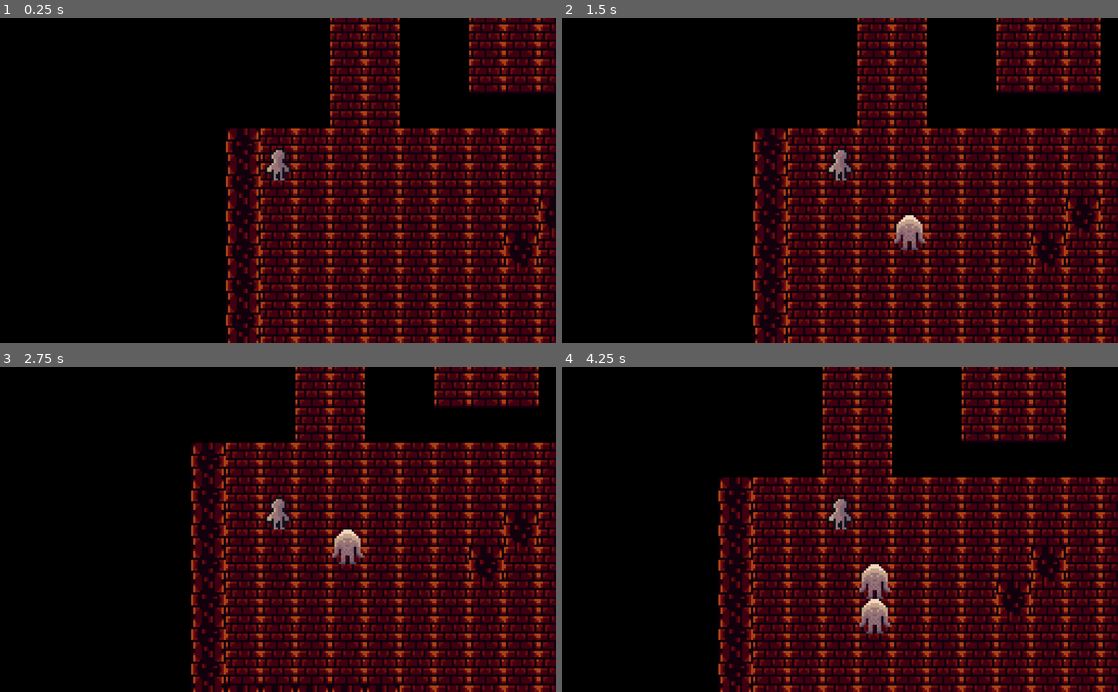
Above: before the commit, frames 1-4 (two rows, left to right).
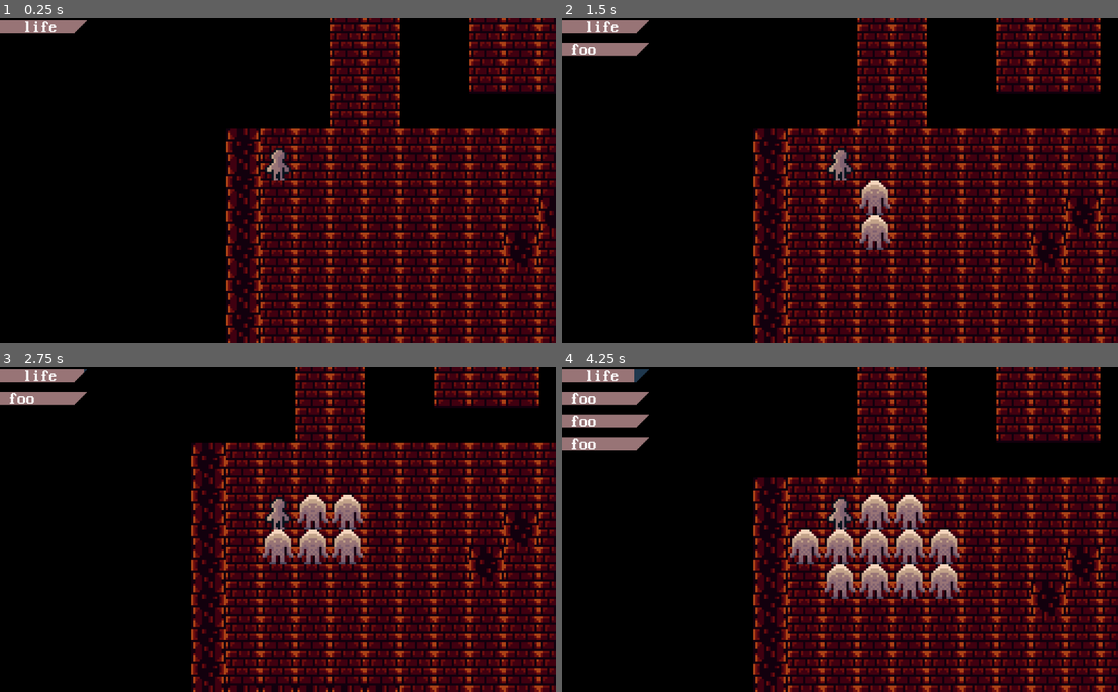
Above: after the commit, the same moments.

Repository: silviogames/drequa
Game: Godot game, scene res://scenes/Main.tscn
Same seed, same stepped clock (60 frames per second), same inputs: the game is played once before the commit and once after it.
Inputs:
- Up to frame 1 (0.25 s): no input
- Up to frame 2 (1.5 s): tap Enter at 0.5 s; hold D 0.53-1.28 s; tap N at 0.6 s; tap Space at 0.77, 1.07 s; tap Q at 0.8, 1.35 s; hold S from 1.28 s (still down)
- Up to frame 3 (2.75 s): tap Space at 1.52, 1.82, 2, 2.3 s; tap T at 1.55, 2.1 s; release S at 2.03 s; hold D from 2.03 s (still down)
- Up to frame 4 (4.25 s): tap Enter at 2.75 s; release D at 2.78 s; hold W 2.78-3.53 s; tap Space at 2.85, 3.02, 3.32, 3.77, 4.07 s; tap N at 3.05, 3.6 s; hold A from 3.53 s (still down); tap Q at 3.8 s

The runs differ from the first frame. In frame 1, 0.6% of the frame differs, in the area x 0-16%, y 0-5%; in frame 2, 2.4%; in frame 3, 2.8%; in frame 4, 18%, in the area x 0-97%, y 0-100%.

Commit message:
enemies attack player, life bar ui added

Diff:
--- /dev/null
+++ b/linesofcode/csv/lines_15_04_19.csv
@@ -0,0 +1,2 @@
+files,language,blank,comment,code,"github.com/AlDanial/cloc v 1.74  T=0.08 s (111.8 files/s, 7555.4 lines/s)"
+9,GDScript,140,25,443
--- /dev/null
+++ b/linesofcode/csv/lines_16_04_19.csv
@@ -0,0 +1,2 @@
+files,language,blank,comment,code,"github.com/AlDanial/cloc v 1.74  T=0.23 s (47.5 files/s, 2935.5 lines/s)"
+11,GDScript,159,26,495
--- a/scenes/Main.tscn
+++ b/scenes/Main.tscn
@@ -9,6 +9,7 @@
 [ext_resource path="res://tex/background.png" type="Texture" id=7]
 [ext_resource path="res://scripts/pathfinder.gd" type="Script" id=8]
 [ext_resource path="res://scripts/global.gd" type="Script" id=9]
+[ext_resource path="res://scenes/gui.tscn" type="PackedScene" id=10]
 
 [node name="Main" type="Node2D"]
 script = ExtResource( 1 )
@@ -62,4 +63,8 @@
 
 [node name="Globals" type="Node" parent="."]
 script = ExtResource( 9 )
-ENEMY_VIEW_DST = 1
+ENEMY_VIEW_DST = 3
+
+[node name="Canvas_GUI" type="CanvasLayer" parent="."]
+
+[node name="GUI" parent="Canvas_GUI" instance=ExtResource( 10 )]
--- /dev/null
+++ b/scenes/gui.tscn
@@ -0,0 +1,43 @@
+[gd_scene load_steps=5 format=2]
+
+[ext_resource path="res://scenes/theme_gui.tres" type="Theme" id=1]
+[ext_resource path="res://tex/lifebar_under.png" type="Texture" id=2]
+[ext_resource path="res://tex/lifebar_progress.png" type="Texture" id=3]
+[ext_resource path="res://scripts/progress_life.gd" type="Script" id=4]
+
+[node name="GUI" type="MarginContainer"]
+anchor_right = 1.0
+margin_bottom = 14.0
+rect_scale = Vector2( 2, 2 )
+theme = ExtResource( 1 )
+custom_constants/margin_top = 2
+
+[node name="left_elements" type="VBoxContainer" parent="."]
+margin_top = 2.0
+margin_right = 1024.0
+margin_bottom = 17.0
+
+[node name="bar" type="MarginContainer" parent="left_elements"]
+margin_right = 1024.0
+margin_bottom = 15.0
+
+[node name="progress_life" type="TextureProgress" parent="left_elements/bar"]
+margin_right = 1024.0
+margin_bottom = 15.0
+value = 100.0
+texture_under = ExtResource( 2 )
+texture_progress = ExtResource( 3 )
+script = ExtResource( 4 )
+
+[node name="MarginContainer" type="MarginContainer" parent="left_elements/bar"]
+margin_right = 1024.0
+margin_bottom = 15.0
+custom_constants/margin_top = -1
+custom_constants/margin_left = 13
+
+[node name="label_life" type="Label" parent="left_elements/bar/MarginContainer"]
+margin_left = 13.0
+margin_top = -1.0
+margin_right = 1024.0
+margin_bottom = 15.0
+text = " life"
--- /dev/null
+++ b/scenes/gui_tip.tscn
@@ -0,0 +1,41 @@
+[gd_scene load_steps=4 format=2]
+
+[ext_resource path="res://scenes/theme_gui.tres" type="Theme" id=1]
+[ext_resource path="res://scripts/gui_tip.gd" type="Script" id=2]
+[ext_resource path="res://tex/lifebar_progress.png" type="Texture" id=3]
+
+[node name="gui_tip" type="MarginContainer"]
+margin_right = 40.0
+margin_bottom = 40.0
+theme = ExtResource( 1 )
+custom_constants/margin_top = 2
+script = ExtResource( 2 )
+
+[node name="TextureRect" type="TextureRect" parent="."]
+margin_top = 2.0
+margin_right = 80.0
+margin_bottom = 40.0
+texture = ExtResource( 3 )
+stretch_mode = 3
+
+[node name="MarginContainer" type="MarginContainer" parent="."]
+margin_top = 2.0
+margin_right = 80.0
+margin_bottom = 40.0
+custom_constants/margin_top = -1
+custom_constants/margin_left = 8
+
+[node name="Label" type="Label" parent="MarginContainer"]
+margin_left = 8.0
+margin_top = 10.0
+margin_right = 80.0
+margin_bottom = 26.0
+text = "foo"
+
+[node name="Timer" type="Timer" parent="."]
+one_shot = true
+
+[node name="Tween" type="Tween" parent="."]
+
+[connection signal="timeout" from="Timer" to="." method="_on_Timer_timeout"]
+[connection signal="tween_completed" from="Tween" to="." method="_on_Tween_tween_completed"]
--- /dev/null
+++ b/scenes/theme_gui.tres
@@ -0,0 +1,10 @@
+[gd_resource type="Theme" load_steps=3 format=2]
+
+[ext_resource path="res://tex/pixelfont.ttf" type="DynamicFontData" id=1]
+
+[sub_resource type="DynamicFont" id=1]
+extra_spacing_char = -1
+font_data = ExtResource( 1 )
+
+[resource]
+default_font = SubResource( 1 )
--- a/scripts/enemy.gd
+++ b/scripts/enemy.gd
@@ -1,6 +1,5 @@
 extends Entity
 
-const utils = preload("res://scripts/utils.gd")
 
 var wait_time = 3
 var waiting = 3
@@ -17,51 +16,71 @@
 	max_life = 50
 	life = 50
 
+func power():
+	return 5
+
 func act():
 
 
 	match current_task:
 		TASK.IDLE:
+			task_idle()
+		TASK.FOLLOW:
+			task_follow()
+		TASK.ATTACK:
+			task_attack()
 
-			var player_dst = utils.dst( self.pos, map.player.pos)
-			if player_dst <= globals.ENEMY_VIEW_DST:
-				print("player is near, follow!")
-				current_task = TASK.FOLLOW
-				return
+func task_idle():
+	var player_dst = utils.dst( self.pos, map.player.pos)
+	if player_dst <= globals.ENEMY_VIEW_DST:
+		print("player is near, follow!")
+		current_task = TASK.FOLLOW
+		task_follow()
+		return
+	else:
+		if utils.rand_int(0,10) == 10:
+			set_target(utils.rand_dir() )
+
+func task_follow():
+	if utils.next_to(self.pos, map.player.get_next_pos()):
+		print("player is here, attack!")
+		task_attack()
+		current_task = TASK.ATTACK
+		return
+	else:
+		print("walking to player")
+		var dirs = move_to(map.player.get_next_pos())
+		if dirs == [-1,-1]:
+			print("entity is already at target pos")
+			return
+
+
+		for d in dirs:
+			if d == -1:
+				print("dir not good ",d)
+				continue
 			else:
-				if utils.rand_int(0,10) == 10:
-					set_target(utils.rand_dir() )
-
-		TASK.FOLLOW:
-			if utils.next_to(self.pos, map.player.pos):
-				print("player is here, attack!")
-				current_task = TASK.ATTACK
-				return
-			else:
-				print("walking to player")
-				var dirs = move_to(map.player.pos)
-				if dirs == [-1,-1]:
-					print("entity is already at target pos")
+				var move_pos = abs_pos(d)
+				if map.walkable( move_pos[0], move_pos[1] ):
+					print("walking in dir ", d)
+					set_target(d)
 					return
 
-
-				for d in dirs:
-					if d == -1:
-						print("dir not good ",d)
-						continue
-					else:
-						var move_pos = abs_pos(d)
-						if map.walkable( move_pos[0], move_pos[1] ):
-							print("walking in dir ", d)
-							set_target(d)
-							return
-
-				print("random movement")
-				set_target(utils.rand_dir() )
+		print("random movement")
+		set_target(utils.rand_dir() )
 
 
-		TASK.ATTACK:
-			print("attacking player")
-			if not utils.next_to(self.pos, map.player.pos):
-				print("player is gone")
-				current_task = TASK.IDLE
+func task_attack():
+	print("attacking player")
+	if not utils.next_to(self.pos, map.player.get_next_pos()):
+		print("player is gone")
+		task_idle()
+		current_task = TASK.IDLE
+		attack_dir = null
+		attack_target = null
+	else:
+		var player_dir = get_dir(map.player.get_next_pos())
+		print("player is " + dir_name(player_dir))
+		if player_dir != -1:
+			attack_target = map.player
+			attack_dir = player_dir
--- a/scripts/entity.gd
+++ b/scripts/entity.gd
@@ -1,6 +1,7 @@
 extends Node2D
 
 
+const utils = preload("res://scripts/utils.gd")
 class_name Entity, "res://tex/test_person.png"
 var map = null
 var globals = null
@@ -14,6 +15,10 @@
 var target_axis= 0 # 0 = x, 1 = y
 var target_dir = 1 # -1 or 1
 
+var attack_dir = null
+var attack_target = null
+
+
 enum DIR { UP, RIGHT, LEFT, DOWN}
 
 func dir_name(dir):
@@ -28,6 +33,33 @@
 			return "left"
 		_:
 			return "none"
+
+func dir_to_axis(dir):
+	match dir:
+		DIR.UP:
+			return 1
+		DIR.RIGHT:
+			return 0
+		DIR.DOWN:
+			return 1
+		DIR.LEFT:
+			return 0
+		_:
+			return 0
+
+func dir_to_sign(dir):
+	match dir:
+		DIR.UP:
+			return -1
+		DIR.RIGHT:
+			return 1
+		DIR.DOWN:
+			return 1
+		DIR.LEFT:
+			return -1
+		_:
+			return 0
+
 
 func _ready():
 	map = get_node("/root/Main/Map")
@@ -98,16 +130,36 @@
 		set_pos(target_pos[0], target_pos[1])
 		target_pos = null
 	$Sprite.position.y = 0
+	$Sprite.position.x = 0
+
+	if attack_target != null:
+		var attack_pos = abs_pos(attack_dir)
+		map.attack_at(attack_pos, self, attack_target)
+
+
 
 func move(value):
-	# map sends interpolation value for sprite to move its offset
+	# map sends interpolation value for action of this step (walk, attack)
 	if target_pos != null:
 		position[target_axis] = (pos[target_axis] * 16 + 8 ) + (target_dir * value * 16)
-		$Sprite.position.y = -sin(value * PI ) * 5
+		if target_axis == 0:
+			$Sprite.position.y = -sin(value * PI ) * 5
+	if attack_dir != null:
+		$Sprite.position[dir_to_axis(attack_dir)] = dir_to_sign(attack_dir) * value * 8
+
+
+
+
 func act():
 	# is called by map on every entity to decide what to after player made a step
 	print("not implemented by subclass!")
 
+func attack(attacker, victim):
+	if utils.next_to(attacker.pos, victim.pos):
+		print("fighters are next to each other")
+	else:
+		print("fighters are NOT next to each other!")
+
 func abs_pos(dir):
 	# calculate absolute position from current posiiton of entity and dir offset
 
@@ -128,6 +180,12 @@
 			dtx = -1
 			dty = 0
 	return [pos[0] + dtx, pos[1] + dty]
+
+func get_next_pos():
+	if target_pos == null:
+		return pos
+	else:
+		return target_pos
 
 func move_to(move_pos):
 	# try to get to position without actual pathfinding. walk into direction of move_pos
@@ -159,3 +217,44 @@
 		return [mx, my]
 	else:
 		return [my, mx]
+
+func get_dir(other_pos):
+	# if other_pos is next to current pos then return direction to reach that position, else return -1
+	var dx = other_pos[0] - pos[0]
+	var dy = other_pos[1] - pos[1]
+	if dx == 0 and dy == 0:
+		# already at pos
+		return -1
+
+	if dx == 0:
+		if dy == -1:
+			return DIR.UP
+		elif dy == 1:
+			return DIR.DOWN
+		else:
+			return -1
+	elif dy == 0:
+		if dx == -1:
+			return DIR.LEFT
+		elif dx == 1:
+			return DIR.RIGHT
+		else:
+			return -1
+
+func power():
+	print("func power not implemented by child!")
+	return 0
+
+func hit(power):
+	life -= power
+	if life < 0:
+		life = 0
+		print("entity dead: ",self)
+	else:
+		print("entity hit ", self)
+		print("life left: ", life)
+	life_changed()
+
+func life_changed():
+	# abstract class only used by player for now to update life bar in ui
+	pass
--- /dev/null
+++ b/scripts/gui_tip.gd
@@ -0,0 +1,35 @@
+extends MarginContainer
+
+enum STATUS {COME, STAY, GO}
+
+var status = STATUS.COME
+var stay_time = 3
+var start_margin_left = -80
+var auto_go = true
+
+func _ready():
+	set("custom_constants/margin_left", start_margin_left)
+	$Tween.interpolate_method(self, "move", start_margin_left, 0, 0.5 ,Tween.TRANS_CUBIC, Tween.EASE_IN)
+	$Tween.start()
+
+func move(value):
+	set("custom_constants/margin_left", int(value))
+
+func go():
+	if status != STATUS.GO:
+		status = STATUS.GO
+		$Tween.interpolate_method(self,"move", 0, start_margin_left, 0.5, Tween.TRANS_CUBIC, Tween.EASE_IN)
+		$Tween.start()
+
+func _on_Timer_timeout():
+	if auto_go:
+		go()
+
+func _on_Tween_tween_completed(object, key):
+	match status:
+		STATUS.COME:
+			status = STATUS.STAY
+			$Timer.wait_time = stay_time
+			$Timer.start()
+		STATUS.GO:
+			queue_free()
--- a/scripts/main.gd
+++ b/scripts/main.gd
@@ -1,9 +1,23 @@
 extends Node2D
+
+var gui_left_elements = null
+var gui_tip = load("res://scenes/gui_tip.tscn")
 
 func _ready():
 	OS.center_window()
-	pass
+	gui_left_elements = $Canvas_GUI/GUI/left_elements
+	print("gui_le ", gui_left_elements)
+
 
 func _process(delta):
 	if Input.is_key_pressed(KEY_ESCAPE):
 		get_tree().quit()
+
+
+func _input(event):
+	if event is InputEventKey:
+		if event.scancode == KEY_N:
+			if not event.pressed:
+				print("pressed N")
+				var gt = gui_tip.instance()
+				gui_left_elements.add_child(gt)
--- a/scripts/map.gd
+++ b/scripts/map.gd
@@ -7,7 +7,9 @@
 
 var entities = []
 
-enum MODE { IDLE, MOVE  }
+var attacks = [] # array of dicts
+
+enum MODE { IDLE, ACT  }
 var mode = MODE.IDLE
 
 export(float, 0.05,2 , 0.05) var move_time = 1
@@ -20,6 +22,8 @@
 	print("godot_ysort ", godot_ysort)
 
 func walkable( tx,ty ):
+
+	#check floor layer
 	var cell = $Floor.get_cell( tx, ty )
 	if cell == -1:
 		return false
@@ -27,9 +31,23 @@
 		# will crash if tileset has tile that is not in tiles_floor!
 		if cell in tiles_floor:
 			var td = tiles_floor[cell]
-			return td["walkable"]
+			if not td["walkable"]:
+				return false
 		else:
 			return false
+
+	#check entity layer:
+	# if entity has target pos, current pos is free in next step.
+	for e in entities:
+		if e.target_pos == null:
+			if e.pos[0] == tx and e.pos[1] == ty:
+				return false
+
+		else:
+			if e.target_pos[0] == tx and e.target_pos[1] == ty:
+				return false
+
+	return true
 
 func init_tiles():
 	# set values for all tiles
@@ -46,22 +64,53 @@
 
 
 func tween_move(value):
-	if mode == MODE.MOVE:
+	if mode == MODE.ACT:
 		for ent in entities:
 			ent.move(value)
-	if mode == MODE.MOVE and value == 1:
+	if mode == MODE.ACT and value == 1:
 		for ent in entities:
 			ent.end_move()
+
 		mode = MODE.IDLE
 
+		for att in attacks:
+			print("ATTACK")
+			print("attacker: ",att["att"])
+			print("victim: ", att["vic"])
+			print("pos: ", att["pos"])
 
-func start_move():
+			var attacker = att["att"]
+			var victim = att["vic"]
+			var pos = att["pos"]
+
+			if pos == victim.pos:
+				print("victim is at attack position")
+				var attack_power = attacker.power()
+				print("attack power ", attack_power)
+				victim.hit(attack_power)
+
+			else:
+				print("victim is not at attack position")
+
+		attacks.clear()
+
+
+func start_act():
 	for ent in entities:
 		ent.act()
-	mode = MODE.MOVE
+	mode = MODE.ACT
 	$entity_mover.interpolate_method(self, "tween_move", 0,1, move_time, Tween.TRANS_EXPO, Tween.EASE_IN)
 	$entity_mover.set_active(true)
 	$entity_mover.start()
+
+func attack_at(pos, attacker, victim):
+	# add attack to attack queue which is handled after all entities acted
+	var ad = {}
+	ad["pos"] = pos
+	ad["att"] = attacker
+	ad["vic"] = victim
+
+	attacks.append(ad)
 
 
 func _input(event):
--- a/scripts/player.gd
+++ b/scripts/player.gd
@@ -1,35 +1,40 @@
 extends Entity
 
+var life_bar = null
+
 func _ready():
+	life_bar = get_node("/root/Main/Canvas_GUI/GUI/left_elements/bar/progress_life")
 	init(1,1)
-	pass
+
+func life_changed():
+	life_bar.value = life
 
 func _input(event):
-	var moved = false
+	var act = false
 	if event is InputEventKey:
 		if event.scancode == KEY_A:
 			if not event.pressed:
 				set_target(DIR.LEFT)
-				moved = true
+				act = true
 		if event.scancode == KEY_S:
 			if not event.pressed:
 				set_target(DIR.DOWN)
-				moved = true
+				act = true
 		if event.scancode == KEY_W:
 			if not event.pressed:
 				set_target(DIR.UP)
-				moved = true
+				act = true
 		if event.scancode == KEY_D:
 			if not event.pressed:
 				set_target(DIR.RIGHT)
-				moved = true
-		if event.scancode == KEY_T:
+				act = true
+		if event.scancode == KEY_Q:
 			if not event.pressed:
-				var dirs = move_to([1,1])
-				print("dirs ", dirs)
+				act = true
+				print("player waiting")
 
-	if moved:
-		map.start_move()
+	if act:
+		map.start_act()
 
 
 func init(posx,posy):
@@ -37,9 +42,14 @@
 	posy = 1
 	.init(posx,posy)
 	map.player = self
-	max_life = 100
-	life = 100
+	max_life = 150
+	life = 150
+	life_bar.max_value = max_life
+	life_bar.value = life
 
 func act():
 	pass
 	#player is not acting but controlled
+
+func power():
+	return 7
--- /dev/null
+++ b/scripts/progress_life.gd
@@ -0,0 +1,8 @@
+extends TextureProgress
+
+func init_value(max_v):
+	max_value = max_v
+	value = max_v
+
+func change_value(new_value):
+	value = new_value
Not shown, added: linesofcode/txt/lines_15_04_19.txt
Not shown, added: linesofcode/txt/lines_16_04_19.txt
Not shown: 1 places in scenes/Main.tscn that only renumber resources
Binary file added: tex/lifebar_over.png
Not shown, added: tex/lifebar_over.png.import
Binary file added: tex/lifebar_progress.png
Not shown, added: tex/lifebar_progress.png.import
Binary file added: tex/lifebar_under.png
Not shown, added: tex/lifebar_under.png.import
Binary file added: tex/pixelfont.ttf
